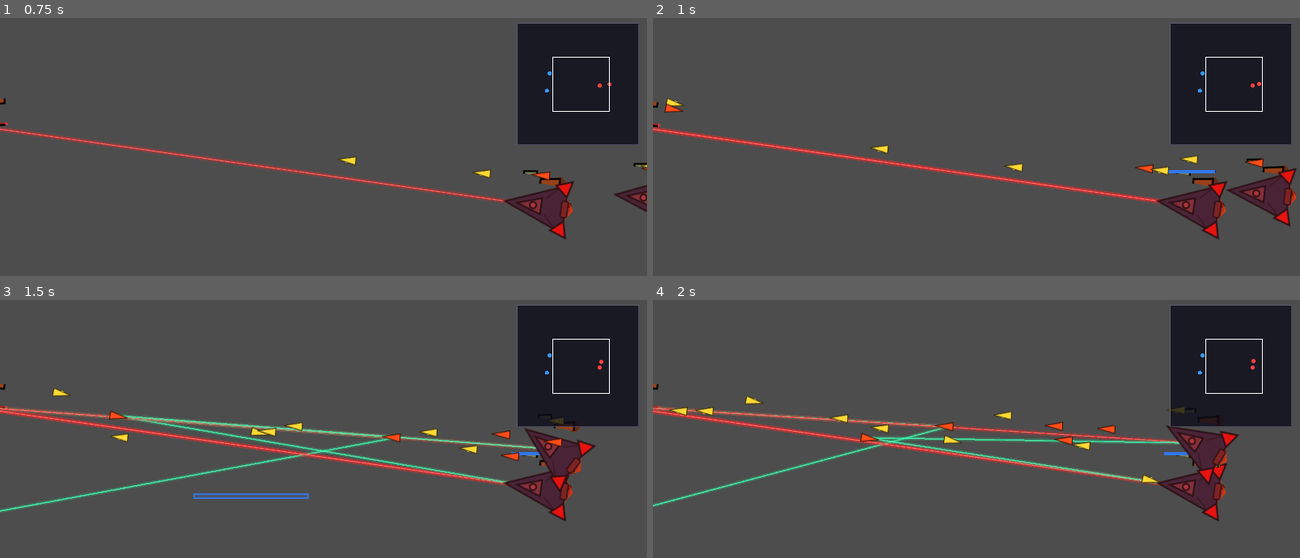
Above: before the commit, frames 1-4 (two rows, left to right).
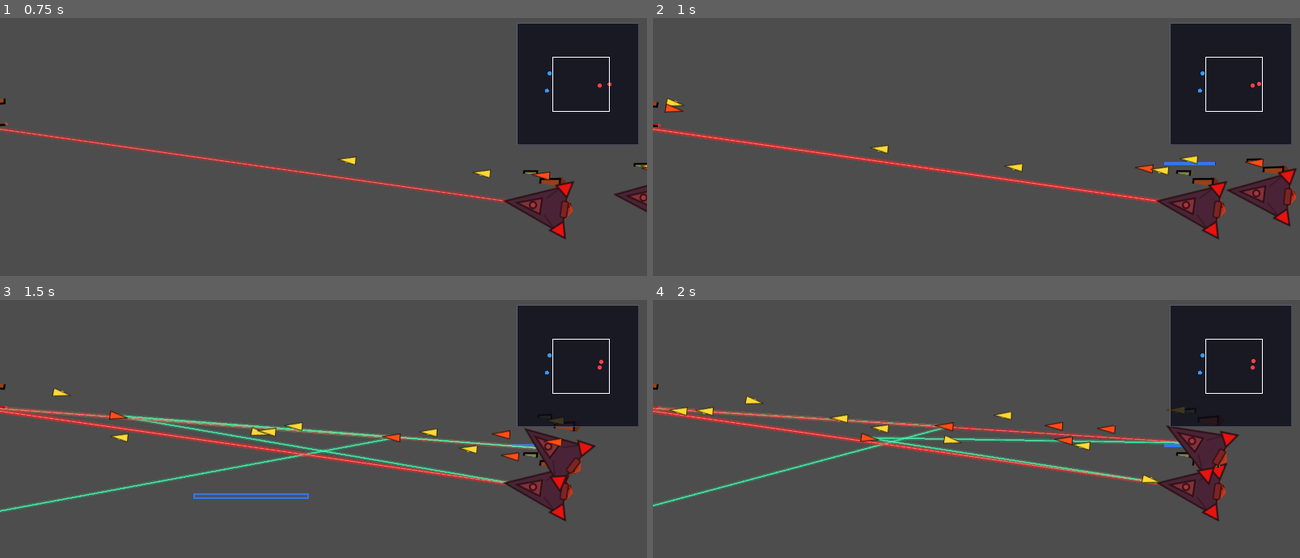
Above: after the commit, the same moments.

Repository: ZhanXuzhao/SpaceRTS
Game: Godot game, scene res://scenes/main.tscn
Two runs of this game, one before a commit and one after it. Both use one fixed random seed, a clock stepped at 60 frames per second and the inputs below.
Inputs (mouse positions are in pixels of both pictures, inside the frame that each line leads up to):
- Up to frame 1 (0.75 s): tap Enter at 0.5 s; move the mouse to (465, 180) at 0.52 s; hold W from 0.53 s (still down); tap R at 0.6 s; click (465, 180) at 0.67 s
- Up to frame 2 (1 s): keep holding W
- Up to frame 3 (1.5 s): release W at 1.25 s; drag from (194, 498) to (537, 488) at 1.27 s
- Up to frame 4 (2 s): no input

Frame 1 is identical in both runs. In frame 2, 0.2% of the frame differs, in the area x 79-87%, y 55-61%; in frame 3, less than 0.1%; in frame 4, less than 0.1%.

Commit message:
fix: 血条/护盾条上移10像素，避免与选中框重叠

Diff:
--- a/scripts/unit.gd
+++ b/scripts/unit.gd
@@ -589,12 +589,12 @@
 
 	# 护盾条（蓝色，上方）
 	if shield < max_shield:
-		draw_rect(Rect2(-bar_half, -44.0, bar_width, 4.0), Color(0.15, 0.15, 0.2, 0.8), true)
-		draw_rect(Rect2(-bar_half, -44.0, bar_width * shield / max_shield, 4.0), Color(0.2, 0.5, 1.0, 0.9), true)
+		draw_rect(Rect2(-bar_half, -54.0, bar_width, 4.0), Color(0.15, 0.15, 0.2, 0.8), true)
+		draw_rect(Rect2(-bar_half, -54.0, bar_width * shield / max_shield, 4.0), Color(0.2, 0.5, 1.0, 0.9), true)
 
 	# 结构条（绿色→黄色→红色）
 	if hull < max_hull:
-		draw_rect(Rect2(-bar_half, -38.0, bar_width, 5.0), Color(0.15, 0.15, 0.2, 0.8), true)
+		draw_rect(Rect2(-bar_half, -48.0, bar_width, 5.0), Color(0.15, 0.15, 0.2, 0.8), true)
 		var hull_pct = hull / max_hull
 		var hull_color: Color
 		if hull_pct > 0.5:
